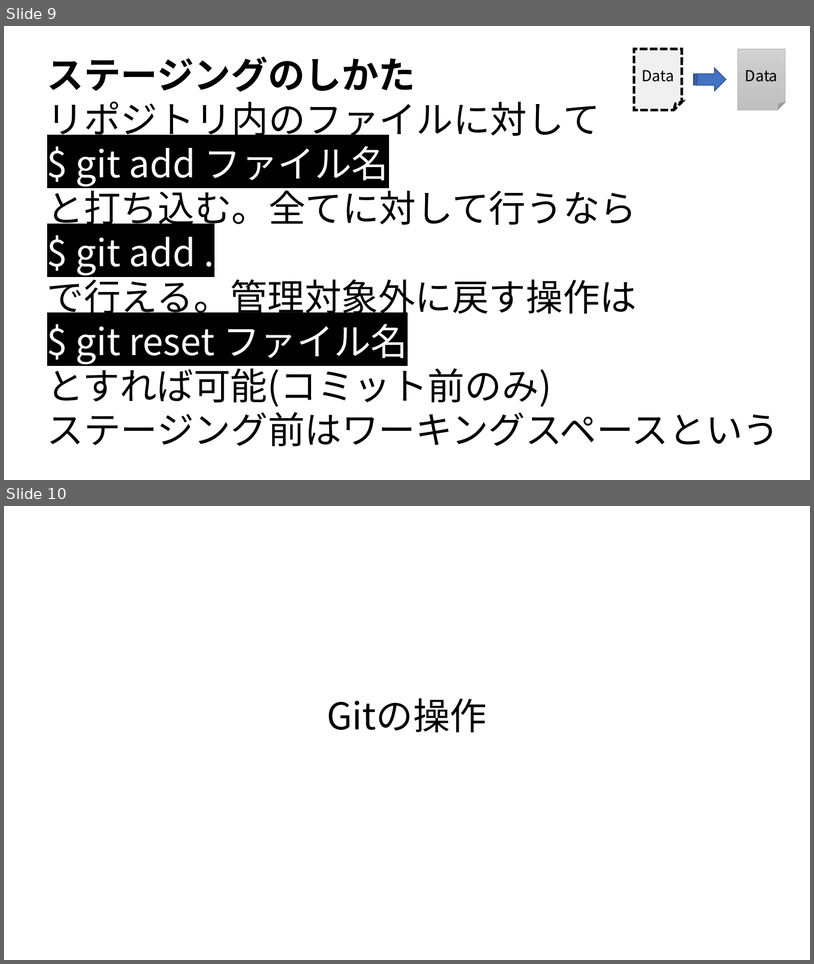
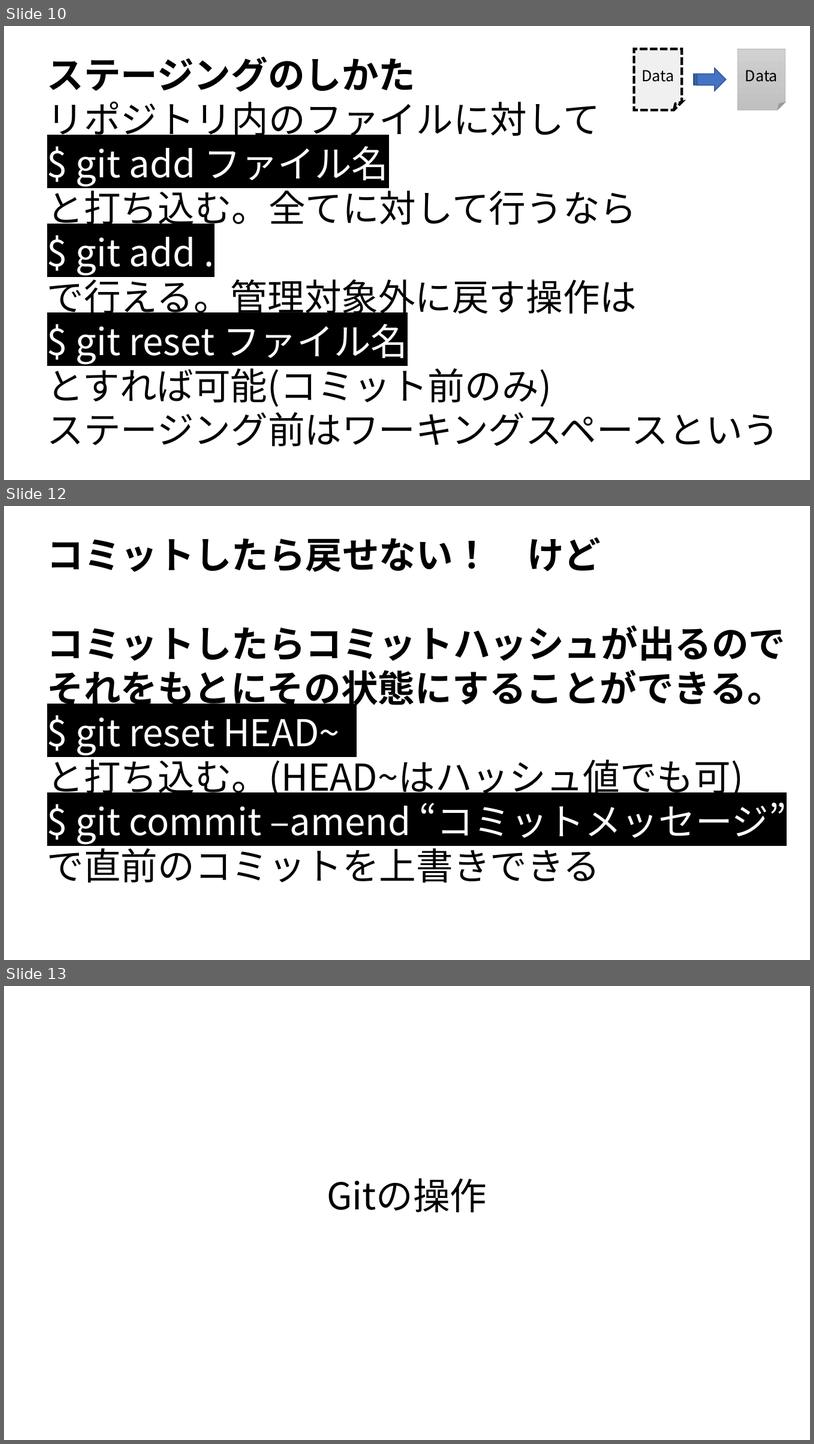
Before and after one commit to syalpon/master, a slide deck: git.pptx. Shown one above the other, each under a label of ours: slides 9 and 10 before the commit, slides 10, 12 and 13 after it; the slides between them are not shown. The pictures are 814x964 and 814x1444 pixels, drawn with LibreOffice and Linux fonts; fonts in the diff are those of the drawing. Boxes give left, top, right and bottom in pixels: in the first picture for what was removed or moved away, otherwise in the second. Text is boxed around its words. In the diff, an @@ line names an element or a change of style, - is before the commit and + after.

```diff
--- a/git.pptx
+++ b/git.pptx
@@ slide 12 added at [4,506,810,960], background #FFFFFF @@
@@ text added at [47,537,787,882], 44 pt, text #000000 @@
+コミットしたら戻せない！ けど
+コミットしたらコミットハッシュが出るので
+それをもとにその状態にすることができる。
+$ git reset HEAD~
+と打ち込む。(HEAD~はハッシュ値でも可)
+$ git commit –amend “コミットメッセージ”
+で直前のコミットを上書きできる
@@ what was slide 9 is now slide 10 @@
@@ what was slide 10 is now slide 13 @@
```
Also in this commit, not shown: 3 slides changed, 2 other slides added.
